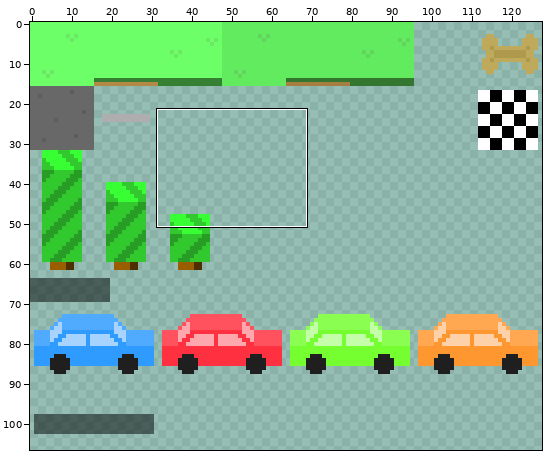
Two states of a sprite sheet, art/tiles.png. Above: a wide view before the commit, with the close-up outlined.
Close-up. First the earlier version:
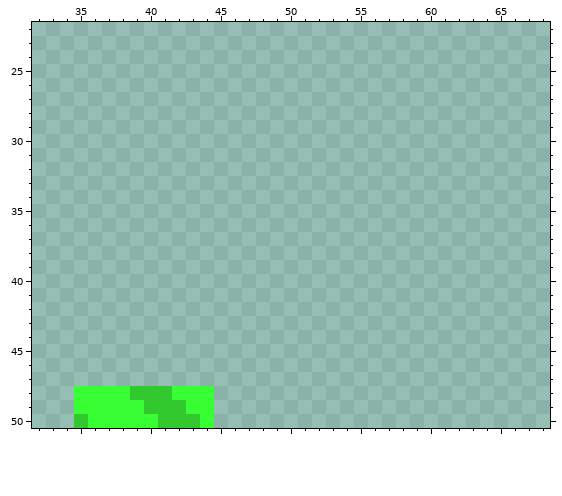
The file is 128x128 pixels. Pixels under 10% opacity are left out. Colours within 5 levels of each other are drawn and written as one. Shown: x 32..68, y 22..50. The wide view leaves out empty margins.
After:
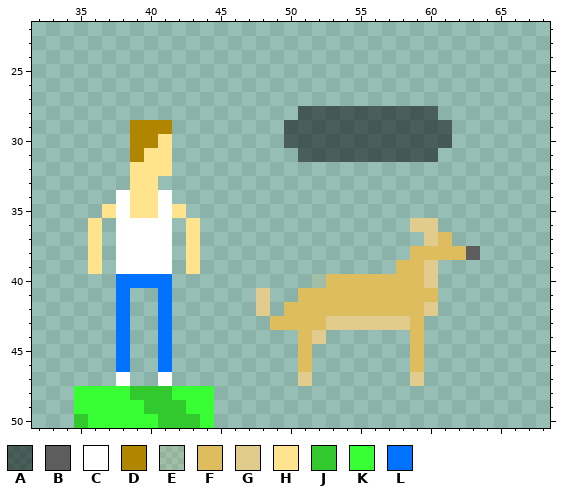
Palette (. is transparent): A #0000007f  B #5d5d5d  C #ffffff  D #b08500  E #ddbd5d26  F #ddbd5d  G #e1cc8d  H #ffe38d  J #31c92d  K #38ff33  L #0072ff
The commit says: Human and dog sprites
Changes in this commit:
@@ x 32..68 @@
 27 .....................................
-28 .....................................
-29 .....................................
-30 .....................................
-31 .....................................
-32 .....................................
-33 .....................................
-34 .....................................
-35 .....................................
-36 .....................................
-37 .....................................
-38 .....................................
-39 .....................................
-40 .....................................
-41 .....................................
-42 .....................................
-43 .....................................
-44 .....................................
-45 .....................................
-46 .....................................
-47 .....................................
+28 ...................AAAAAAAAAA........
+29 .......DDD........AAAAAAAAAAAA.......
+30 .......DDH........AAAAAAAAAAAA.......
+31 .......DHH.........AAAAAAAAAA........
+32 .......HHH...........................
+33 .......HH............................
+34 ......CHHC...........................
+35 .....HCHHCH..........................
+36 ....H.CCCC.H...............GG........
+37 ....H.CCCC.H................GF.......
+38 ....H.CCCC.H...............FFFFB.....
+39 ....H.CCCC.H..............FFG........
+40 ......LLLL..........EFFFFFFFG........
+41 ......L..L......G..FFFFFFFFFF........
+42 ......L..L......G.FFFFFFFFFFG........
+43 ......L..L.......FFFFGGGGGGF.........
+44 ......L..L.........FG......F.........
+45 ......L..L.........F.......F.........
+46 ......L..L.........F.......F.........
+47 ......C..C.........G.......G.........
 48 ...KKKKJJJKKK........................
Pixel boxes of the changes (left, top, right, bottom) in both close-ups:
added: (256, 106, 480, 386)
added: (88, 120, 200, 386)
